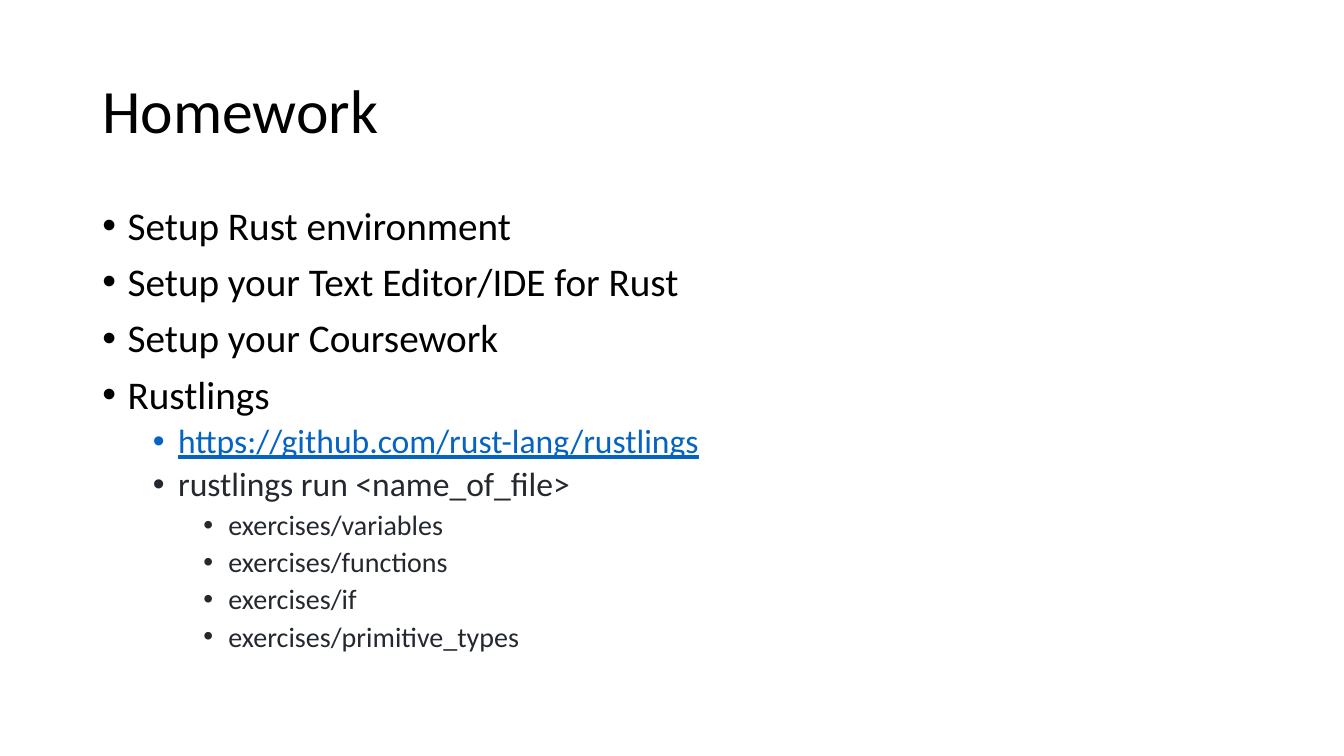
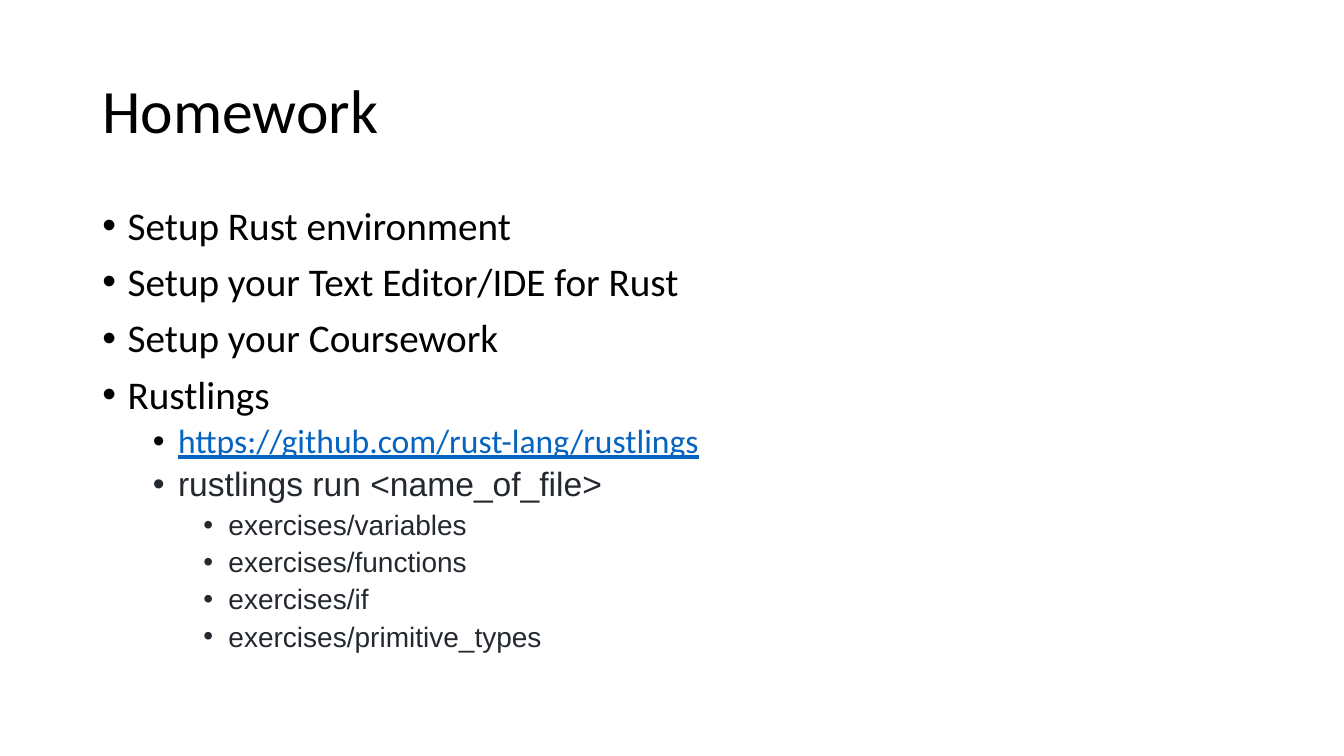
Before and after one commit to kugushev/course-rust-basics, a slide deck: slide 48 of pres/01-Intro.pptx (slide 50 before the commit). Drawn at 1344x756 pixels with LibreOffice and Linux fonts; fonts in the diff are those of the drawing. Boxes give left, top, right and bottom in pixels: in the first picture for what was removed or moved away, otherwise in the second. Text is boxed around its words. In the diff, an @@ line names an element or a change of style, - is before the commit and + after.

```diff
--- a/pres/01-Intro.pptx
+++ b/pres/01-Intro.pptx
@@ text "Setup Rust environment" at [128,213,698,652]: font Calibri to Arial in "rustlings run <name_of_file>", "exercises/variables", "exercises/functions", "exercises/if" and 1 more places; less space between paragraphs @@
```
Also in this commit, not shown: 44 other slides changed, 2 slides added, 4 slides removed, 34 other files.
